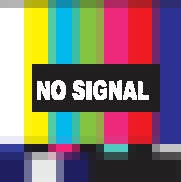
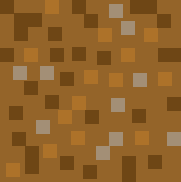
Revision of a layered 181px x 182px image; what changed, layer by layer:
added layer "dirt" above "grass" over [0, 0, 181, 182]
hid "noSignal" over [0, 0, 181, 182]
